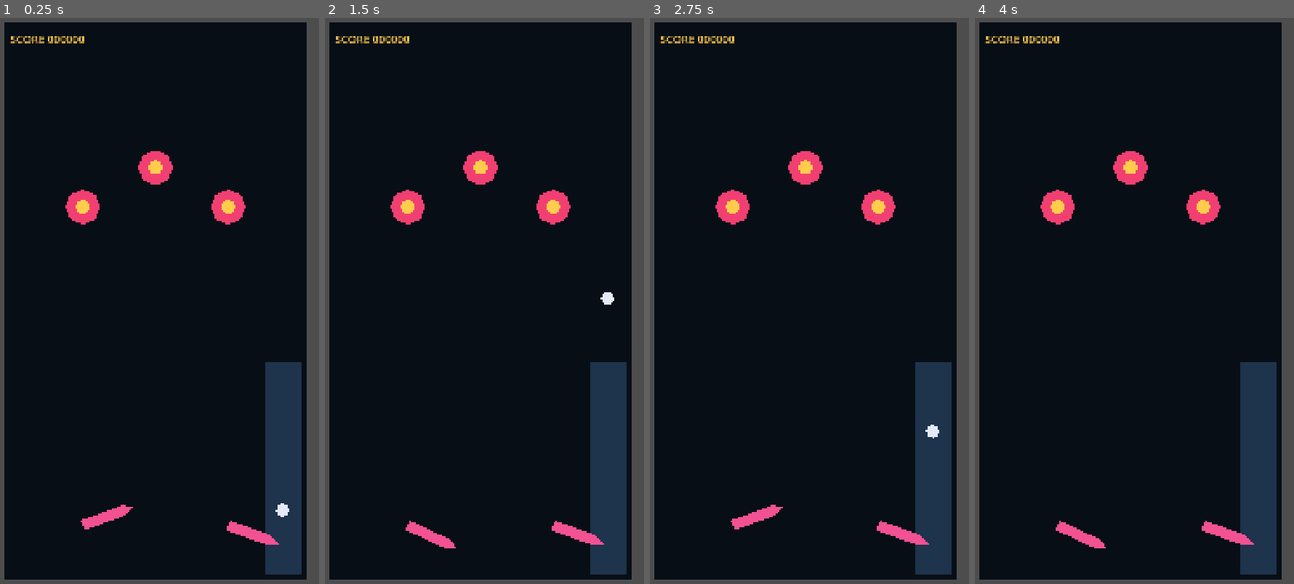
Above: before the commit, frames 1-4 (left to right).
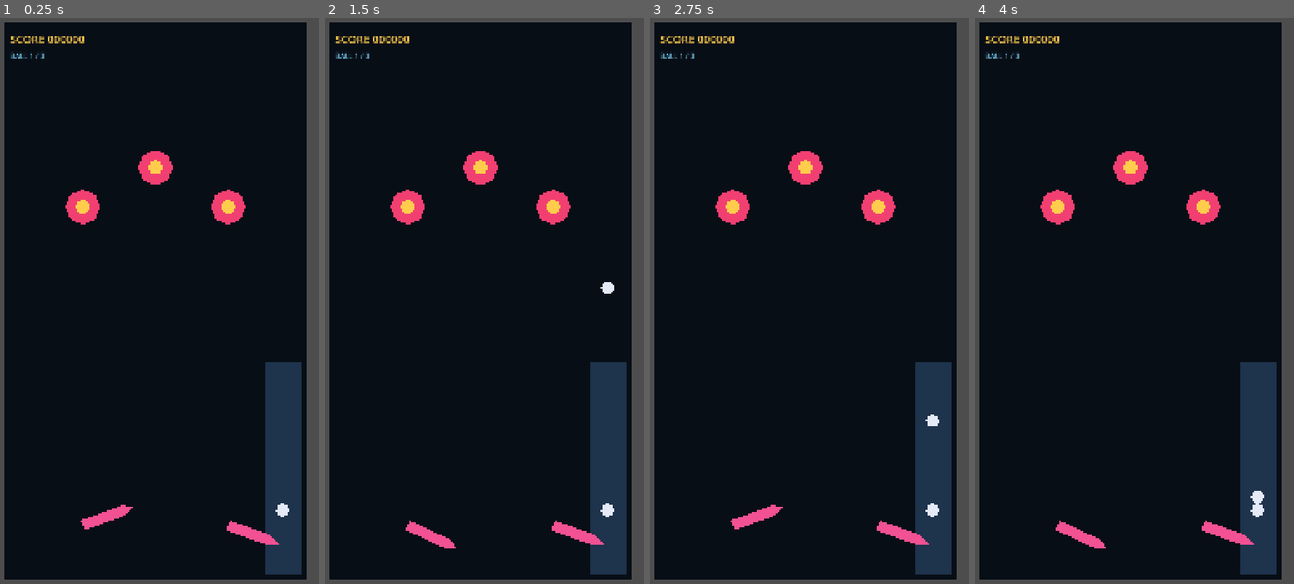
Above: after the commit, the same moments.

Repository: Nairolf138/NairolFlipper
Game: Godot game, scene res://scenes/app/Main.tscn
Same seed, same stepped clock (60 frames per second), same inputs: the game is played once before the commit and once after it.
Inputs:
- Up to frame 1 (0.25 s): no input
- Up to frame 2 (1.5 s): tap Enter at 0.5 s; hold Space (launch_ball) 0.53-1.28 s; hold A (flipper_left) from 1.28 s (still down); tap Space (launch_ball) at 1.35 s
- Up to frame 3 (2.75 s): release A (flipper_left) at 2.03 s; hold Space (launch_ball) from 2.03 s (still down)
- Up to frame 4 (4 s): release Space (launch_ball) at 2.78 s; tap Space (launch_ball) at 2.85 s; hold A (flipper_left) from 3.53 s (still down); hold Space (launch_ball) from 3.53 s (still down)

The runs differ from the first frame. In frame 1, less than 0.1% of the frame differs, in the area x 3-14%, y 6-8%; in frame 2, 0.2%; in frame 3, 0.2%, in the area x 3-91%, y 6-89%; in frame 4, 0.2%.

Commit message:
feat: add ball lifecycle

Diff:
--- a/scenes/app/Main.tscn
+++ b/scenes/app/Main.tscn
@@ -40,6 +40,15 @@
 theme_override_font_sizes/font_size = 36
 text = "SCORE 000000"
 
+[node name="StatusLabel" type="Label" parent="."]
+offset_left = 60.0
+offset_top = 135.0
+offset_right = 500.0
+offset_bottom = 190.0
+theme_override_colors/font_color = Color(0.5, 0.85, 1, 1)
+theme_override_font_sizes/font_size = 24
+text = "BALL 1 / 3"
+
 [node name="LeftWall" type="StaticBody2D" parent="."]
 position = Vector2(20, 960)
 
@@ -58,11 +67,13 @@
 [node name="CollisionShape2D" type="CollisionShape2D" parent="TopWall"]
 shape = SubResource("TopWallShape")
 
-[node name="Drain" type="StaticBody2D" parent="."]
+[node name="Drain" type="Area2D" parent="."]
 position = Vector2(540, 1900)
 
 [node name="CollisionShape2D" type="CollisionShape2D" parent="Drain"]
 shape = SubResource("DrainShape")
+
+[node name="DrainBoundary" type="StaticBody2D" parent="."]
 
 [node name="LauncherLane" type="Area2D" parent="."]
 position = Vector2(960, 1510)
@@ -74,7 +85,11 @@
 polygon = PackedVector2Array(-60, -350, 60, -350, 60, 350, -60, 350)
 color = Color(0.12, 0.2, 0.3, 1)
 
-[node name="Ball" parent="." instance=ExtResource("1_ball")]
+[node name="BallOne" parent="." instance=ExtResource("1_ball")]
+
+[node name="BallTwo" parent="." instance=ExtResource("1_ball")]
+
+[node name="BallThree" parent="." instance=ExtResource("1_ball")]
 
 [node name="LeftFlipper" parent="." instance=ExtResource("2_flipper")]
 position = Vector2(300, 1700)
--- a/scripts/app/main.gd
+++ b/scripts/app/main.gd
@@ -2,13 +2,34 @@
 
 @onready var score_manager = $ScoreManager
 @onready var score_label: Label = $ScoreLabel
+@onready var balls: Array[Node] = [$BallOne, $BallTwo, $BallThree]
+@onready var drain: Area2D = $Drain
+@onready var status_label: Label = $StatusLabel
+
+@export var respawn_delay: float = 1.0
+
+var remaining_balls: int = 3
+var active_ball_index: int = 0
+var game_over: bool = false
 
 
 func _ready() -> void:
+	for ball in balls:
+		ball.ball_drained.connect(_on_ball_drained)
+		ball.input_enabled = false
+	drain.body_entered.connect(_on_drain_body_entered)
 	for bumper in get_tree().get_nodes_in_group("score_bumpers"):
 		bumper.bumper_hit.connect(_on_bumper_hit)
 	score_manager.score_changed.connect(_on_score_changed)
-	score_manager.reset_score()
+	restart_game()
+
+
+func _unhandled_input(event: InputEvent) -> void:
+	if event.is_action_pressed("launch_ball"):
+		if game_over:
+			restart_game()
+		else:
+			balls[active_ball_index].launch_ball()
 
 
 func _on_bumper_hit(points: int, _bumper_name: StringName) -> void:
@@ -17,3 +38,33 @@
 
 func _on_score_changed(new_score: int) -> void:
 	score_label.text = "SCORE %06d" % new_score
+
+
+func _on_drain_body_entered(body: Node) -> void:
+	if body in balls:
+		body.mark_drained()
+
+
+func _on_ball_drained(_ball: RigidBody2D) -> void:
+	if game_over:
+		return
+	remaining_balls -= 1
+	if remaining_balls <= 0:
+		game_over = true
+		status_label.text = "GAME OVER — PRESS SPACE"
+		return
+	active_ball_index = 3 - remaining_balls
+	status_label.text = "BALL %d / 3" % (active_ball_index + 1)
+	await get_tree().create_timer(respawn_delay).timeout
+	if not game_over:
+		balls[active_ball_index].reset_ball(balls[active_ball_index].spawn_position)
+
+
+func restart_game() -> void:
+	remaining_balls = 3
+	active_ball_index = 0
+	game_over = false
+	score_manager.reset_score()
+	status_label.text = "BALL 1 / 3"
+	for ball in balls:
+		ball.reset_ball(ball.spawn_position)
--- a/scripts/gameplay/ball.gd
+++ b/scripts/gameplay/ball.gd
@@ -1,9 +1,13 @@
 extends RigidBody2D
+
+signal ball_drained(ball: RigidBody2D)
 
 @export var spawn_position: Vector2 = Vector2(960, 1650)
 @export var launch_force: float = 1250.0
 
 var launch_ready: bool = true
+var input_enabled: bool = true
+var drain_locked: bool = false
 
 
 func _ready() -> void:
@@ -11,7 +15,7 @@
 
 
 func _physics_process(_delta: float) -> void:
-	if Input.is_action_just_pressed("launch_ball"):
+	if input_enabled and Input.is_action_just_pressed("launch_ball"):
 		launch_ball()
 
 
@@ -21,6 +25,18 @@
 	angular_velocity = 0.0
 	freeze = true
 	launch_ready = true
+	drain_locked = false
+	visible = true
+
+
+func mark_drained() -> void:
+	if drain_locked:
+		return
+	drain_locked = true
+	freeze = true
+	linear_velocity = Vector2.ZERO
+	visible = false
+	ball_drained.emit(self)
 
 
 func launch_ball() -> bool:
Not shown, changed: AUTONOMY_STATE.md
Not shown, changed: docs/BACKLOG.md
Not shown, changed: tests/test_bootstrap.py
